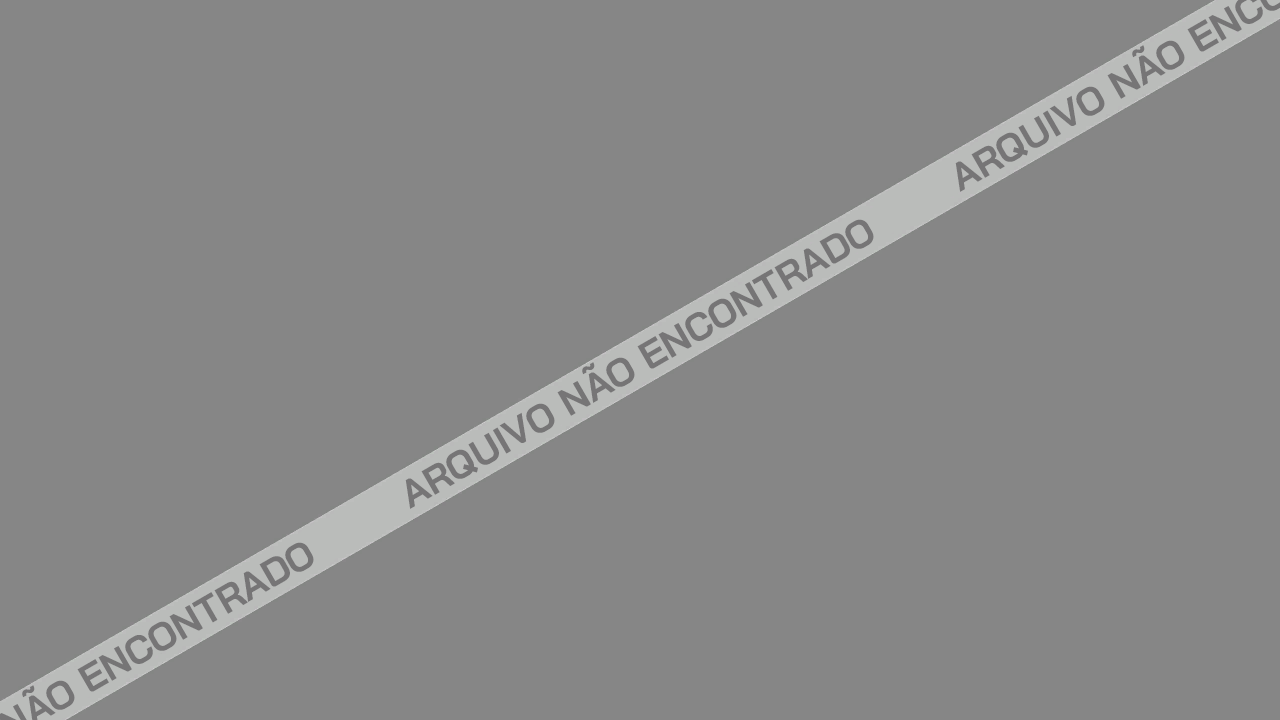
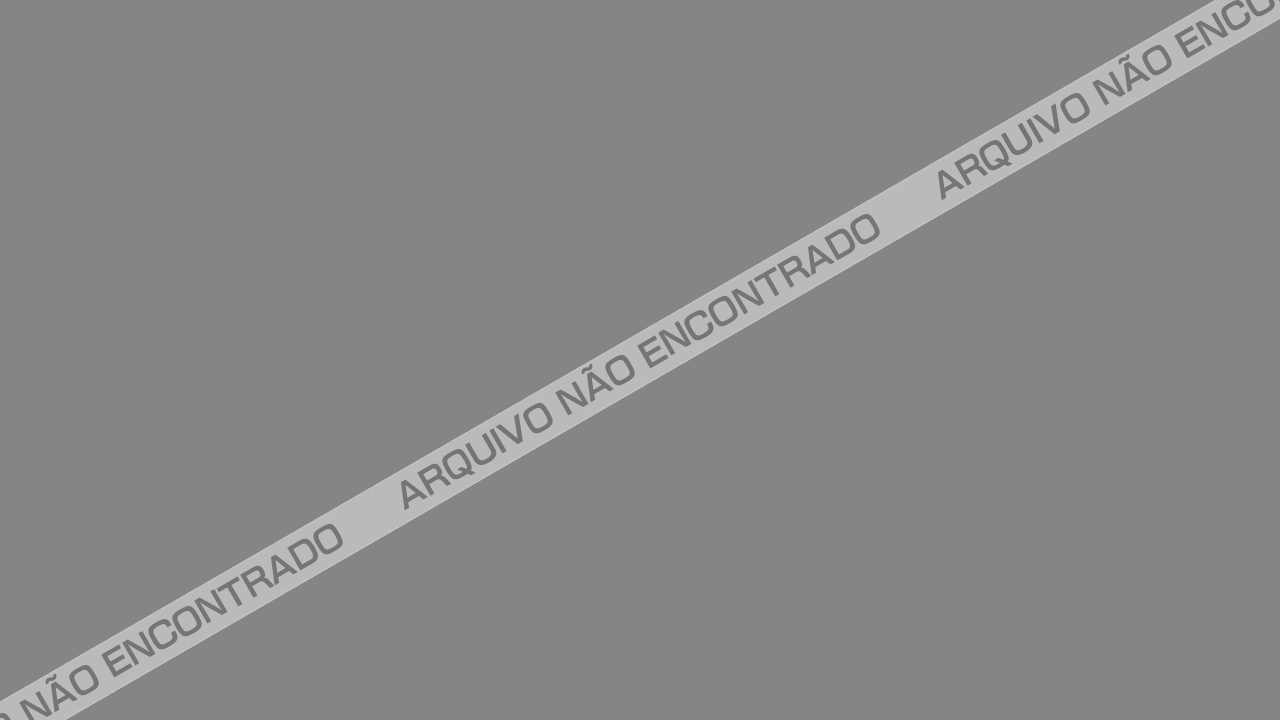
Before/after of a 1280×720 layered artwork. What changed in the layer stack:
added layer "SONG_BG_DUMMY" above "ARQUIVO NÃO ENCONTRADO" over box(0, 0, 1280, 720)
hid "ARQUIVO NÃO ENCONTRADO" (1st of 3) over box(955, 0, 1280, 192)
hid "ARQUIVO NÃO ENCONTRADO" (2nd of 3) over box(0, 542, 314, 720)
hid "ARQUIVO NÃO ENCONTRADO" (3rd of 3) over box(405, 219, 874, 509)
renamed "Camada 2" to "Cleaner", hid it over box(0, 0, 1280, 720)
renamed "Camada 1" to "Original", hid it over box(0, 0, 1280, 720)
